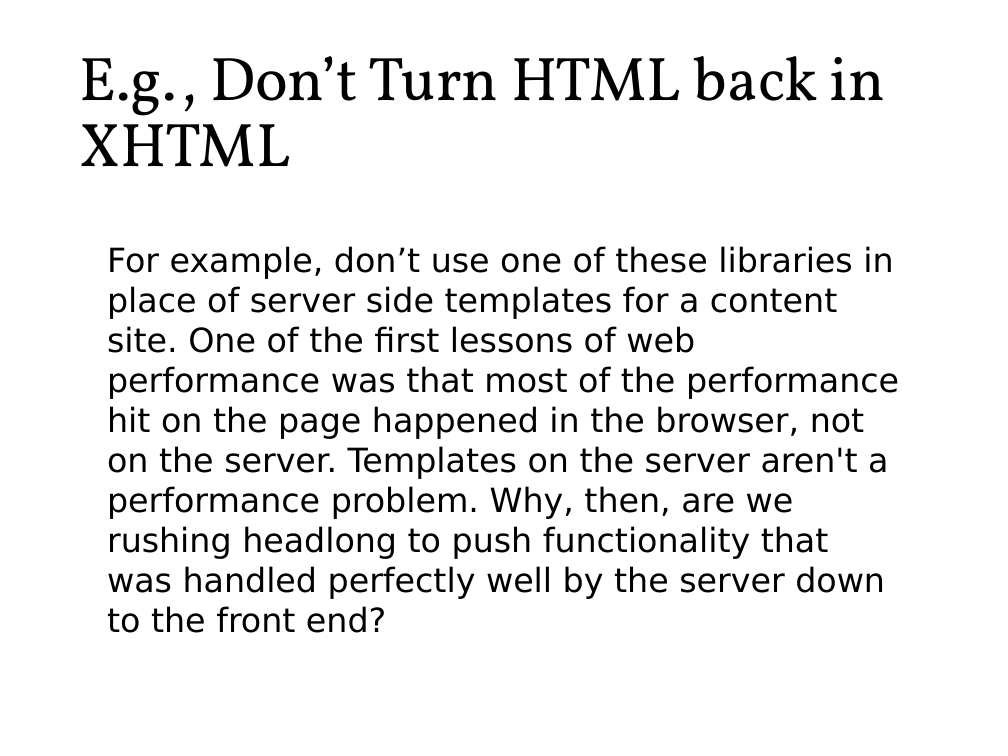
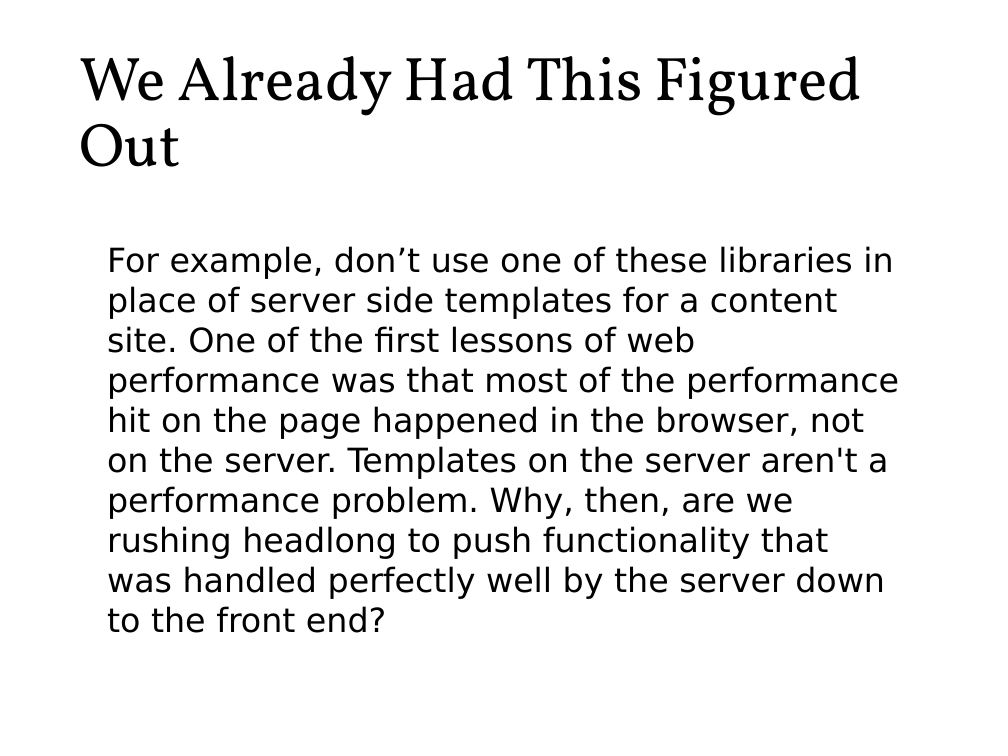
Before and after one commit to roblarsen/rob-larsen-presentations, a slide deck: slide 53 of wild-world-web.pptx (slide 52 before the commit). Drawn at 1008x756 pixels with LibreOffice and Linux fonts; fonts in the diff are those of the drawing; background and template pictures are left out. Boxes give left, top, right and bottom in pixels: in the first picture for what was removed or moved away, otherwise in the second. Text is boxed around its words. In the diff, an @@ line names an element or a change of style, - is before the commit and + after.

```diff
--- a/wild-world-web.pptx
+++ b/wild-world-web.pptx
@@ title at (79, 56, 862, 167): text changed @@
-E.g., Don’t Turn HTML back in XHTML
+We Already Had This Figured Out
```
Also in this commit, not shown: 24 other slides changed, 2 slides added, 2 slides removed.
